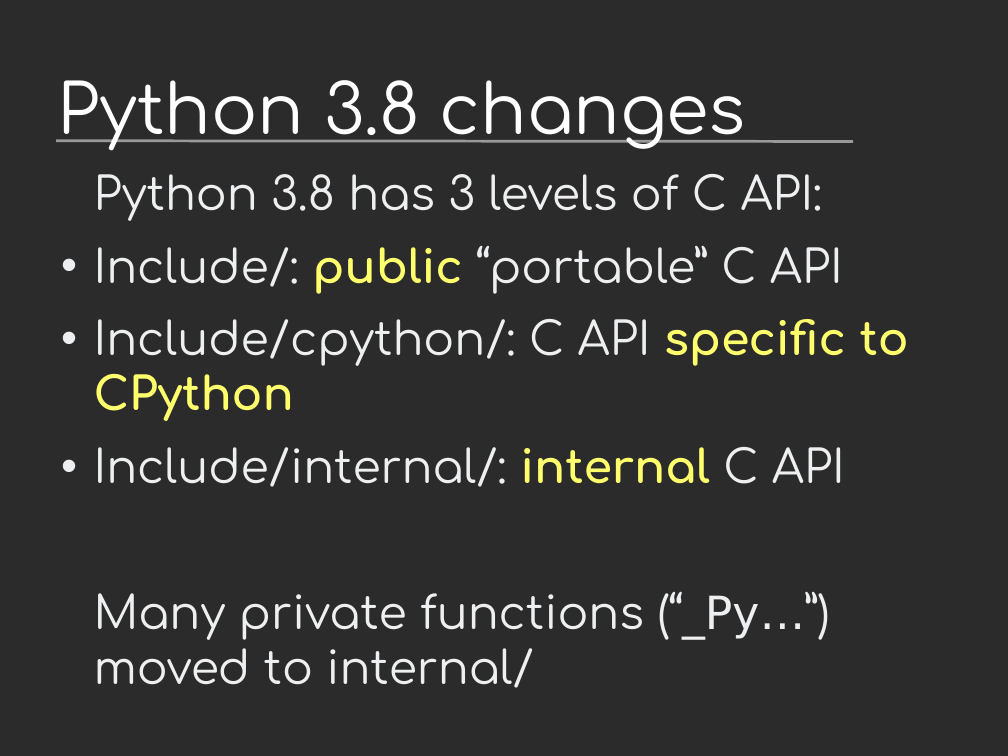
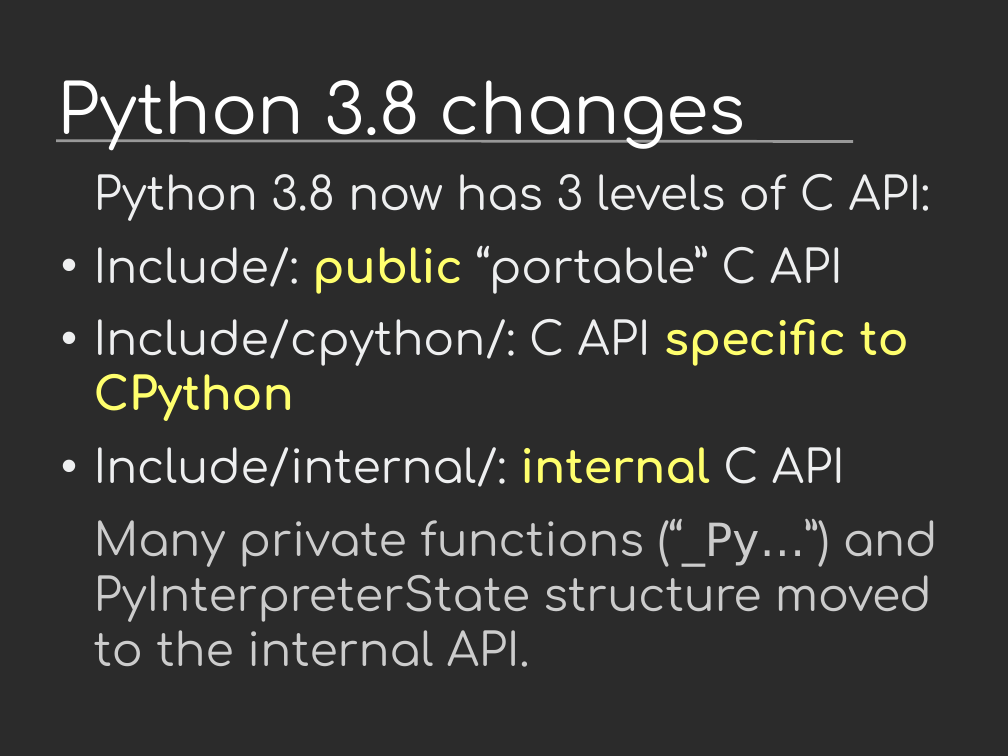
Before and after one commit to vstinner/talks, a slide deck: slide 27 of 2019-EuroPython/python_performance.odp (slide 25 before the commit). Drawn at 1008x756 pixels with LibreOffice and Linux fonts; fonts in the diff are those of the drawing; background and template pictures are left out; a plain dark background stands for a picture behind light text. Boxes give left, top, right and bottom in pixels: in the first picture for what was removed or moved away, otherwise in the second. Text is boxed around its words. In the diff, an @@ line names an element or a change of style, - is before the commit and + after.

Commit message:
EuroPython

```diff
--- a/2019-EuroPython/python_performance.odp
+++ b/2019-EuroPython/python_performance.odp
@@ text at (x1=94, y1=174, x2=931, y2=220): text changed @@
-Python 3.8 has 3 levels of C API:
+Python 3.8 now has 3 levels of C API:
@@ text at (x1=94, y1=519, x2=937, y2=667): text changed; text colour #EEEFF0 to #CCCCCC @@
-Many private functions (“_Py…”) moved to internal/
+Many private functions (“_Py…”) and PyInterpreterState structure moved to the internal API.
```
Also in this commit, not shown: 19 other slides changed, 6 slides added, 1 other file.
